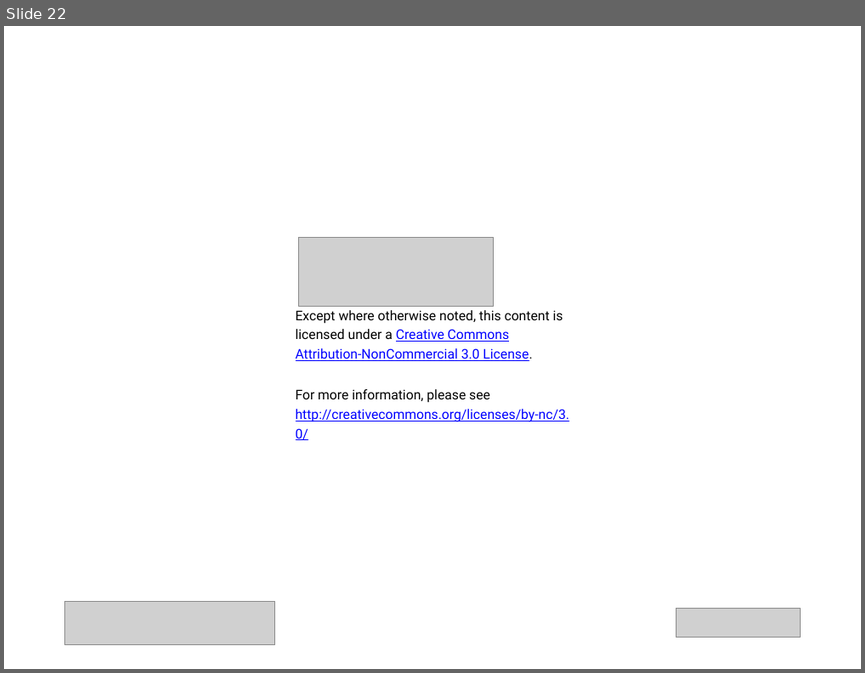
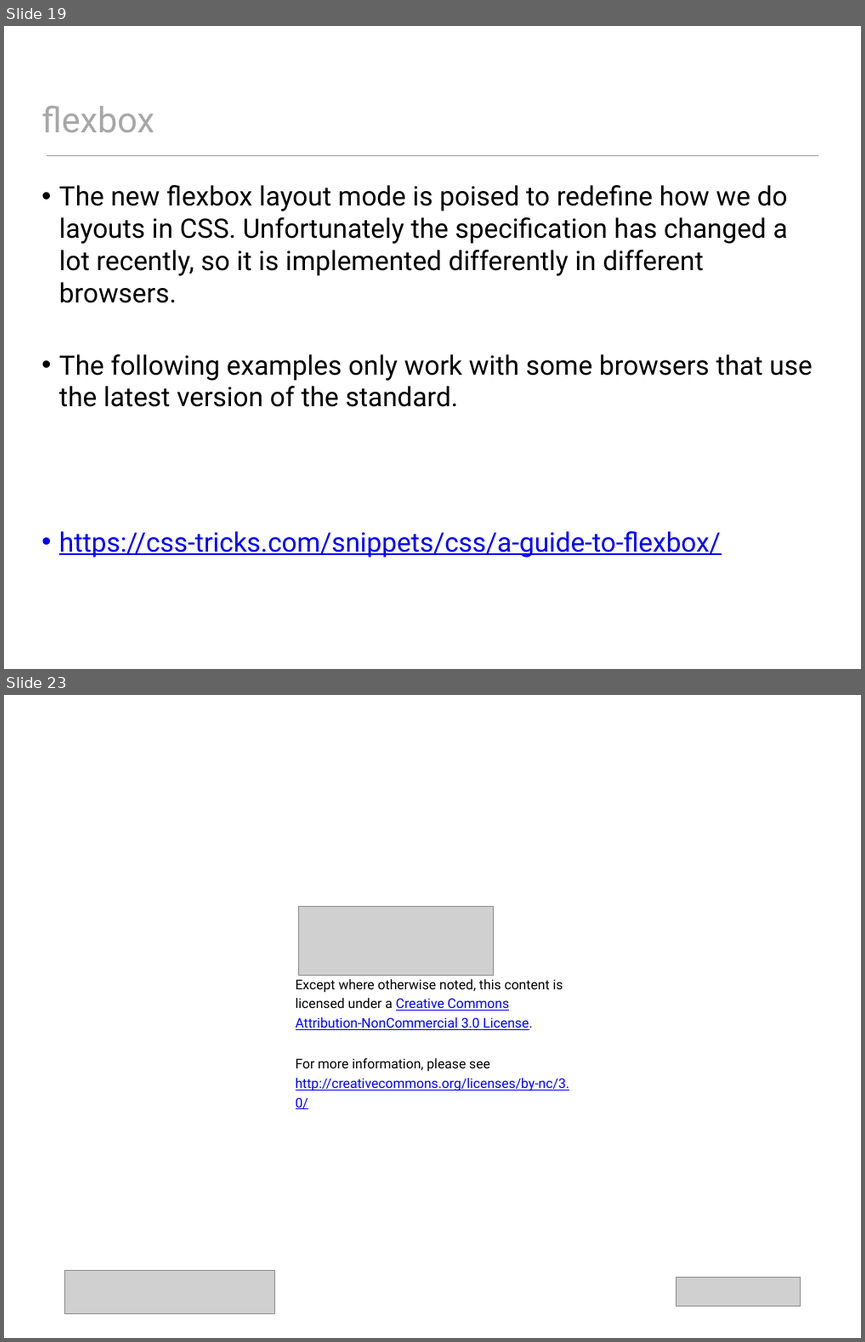
Before and after one commit to wit-web-dev-2015/web-dev-1, a slide deck: topic07/talk-1/a-css-layout-part2.pptx. Shown one above the other, each under a label of ours: slide 22 before the commit, slides 19 and 23 after it; the slides between them are not shown. The pictures are 865x673 and 865x1342 pixels, drawn with LibreOffice and Linux fonts; fonts in the diff are those of the drawing; grey boxes stand for pictures. Boxes give left, top, right and bottom in pixels: in the first picture for what was removed or moved away, otherwise in the second. Text is boxed around its words. In the diff, an @@ line names an element or a change of style, - is before the commit and + after.

```diff
--- a/topic07/talk-1/a-css-layout-part2.pptx
+++ b/topic07/talk-1/a-css-layout-part2.pptx
@@ slide 19 added at (4,26,861,669), background #FFFFFF @@
@@ title added at (41,106,154,132), 42 pt, text #A7A7A7 @@
+flexbox
@@ line added from (46, 155) to (818, 155), #9A9A9A 1 pt @@
@@ text added at (59,185,812,557), 32 pt, text #000000 @@
+• The new flexbox layout mode is poised to redefine how we do layouts in CSS. Unfortunately the specification has changed a lot recently, so it is implemented differently in different browsers.
+• The following examples only work with some browsers that use the latest version of the standard.
+• https://css-tricks.com/snippets/css/a-guide-to-flexbox/
@@ what was slide 22 is now slide 23 @@
```
Also in this commit, not shown: 15 slides changed, 5 other slides added, 5 slides removed, 32 other files.
